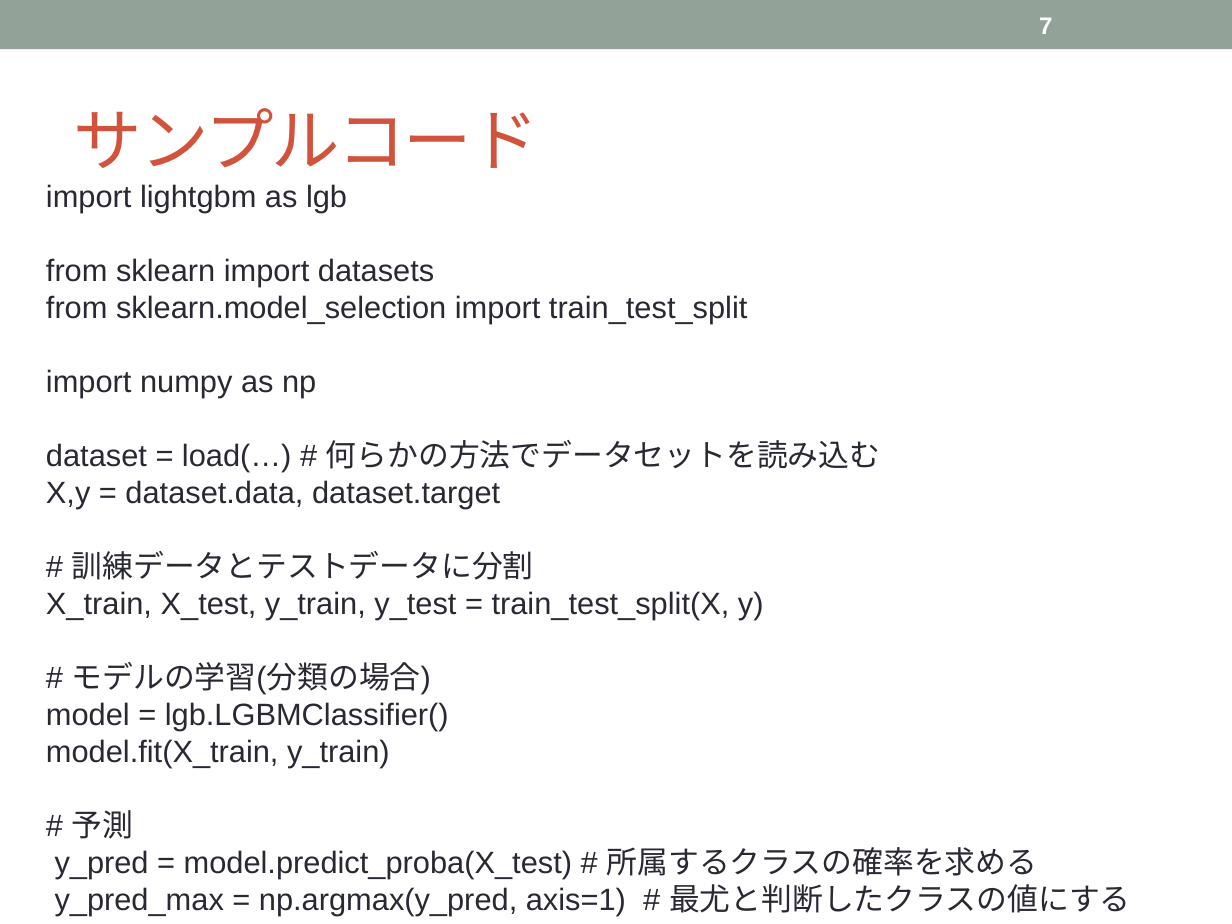
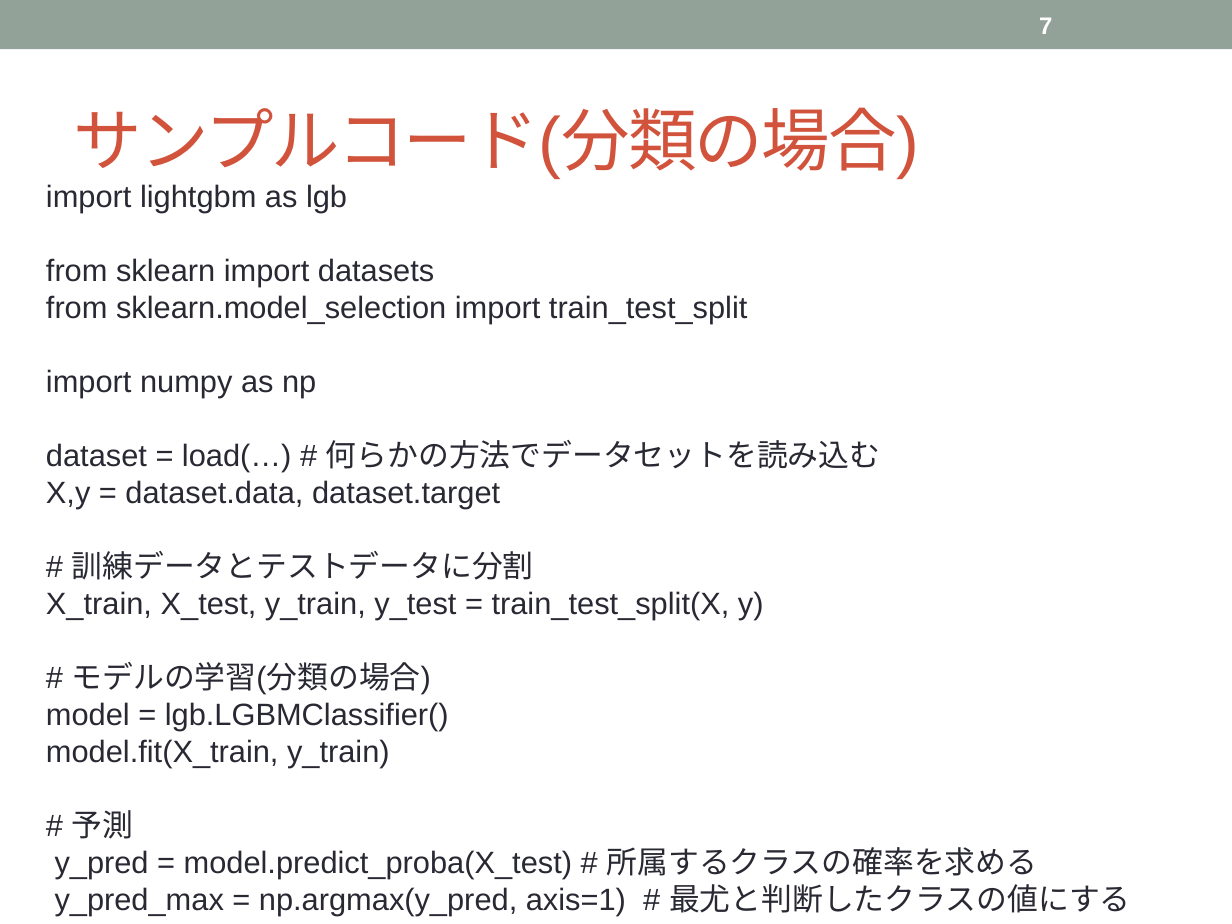
Before and after one commit to tsuchiyatoshio/team, a slide deck: slide 7 of matsuoka/3.3 Lightgbm/3.3. LightGBM.pptx. Drawn at 1232x924 pixels with LibreOffice and Linux fonts; fonts in the diff are those of the drawing. Boxes give left, top, right and bottom in pixels: in the first picture for what was removed or moved away, otherwise in the second. Text is boxed around its words. In the diff, an @@ line names an element or a change of style, - is before the commit and + after.

```diff
--- a/matsuoka/3.3 Lightgbm/3.3. LightGBM.pptx
+++ b/matsuoka/3.3 Lightgbm/3.3. LightGBM.pptx
@@ title at [74, 107, 920, 179]: text changed @@
-サンプルコード
+サンプルコード(分類の場合)
```
Also in this commit, not shown: 1 other slide changed, 6 other files.
